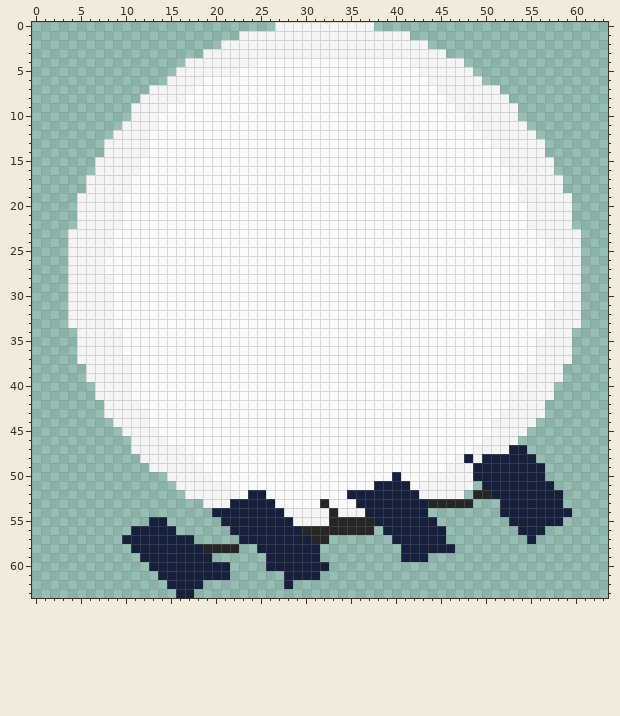
Two versions of one pixel-art file, balloon.aseprite. The picture above was drawn from the file before the commit.
64x64 pixels, 1 frame. Colours within 5 levels of each other are drawn and written as one.
New version:
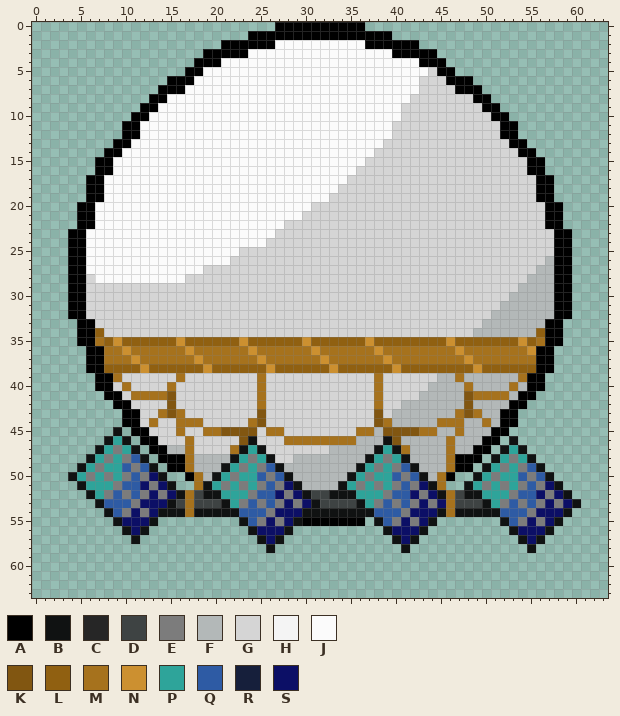
Palette (. is transparent): A #000000  B #101212  C #262626  D #3e4343  E #7c7c7c  F #b3b8b8  G #d5d5d5  H #f4f4f4  J #fbfbfb  K #815611  L #906011  M #a6721d  N #cc9030  P #2ea49a  Q #2e5ba4  R #161f3b  S #0c0f66
The exact change:
layer "Layer 3" added
layer "Layer 2" added
Changed rows in their new state; - is an unchanged pixel.
Layers "Layer 2", "Layer 3", "Layer 1":
first column x 4:
 0 -----------------------AAAAAAAAAA.-----------------------
 1 -------------------.AAAAAAAAAAAAAAAA..-------------------
 2 -----------------AAAAAAJJJJJJJJJJAAAAAA.-----------------
 3 ---------------AAAAAJJJJJJJJJJJJJJJJAAAAA.---------------
 4 -------------.AAAJJJJ-----------------JAAA..-------------
 5 ------------.AAJJJJ--------------------JGAA..------------
 6 -----------AAAJ------------------------GGGAAA.-----------
 7 ---------.AAAJ-------------------------GGGGAAA..---------
 8 --------.AAJJ-------------------------GGGGGGGAA..--------
 9 -------.AAJ--------------------------GGGGGGGGGAA..-------
10 -------AAJ---------------------------GGGGGGGGGGAA.-------
11 ------AAJJ--------------------------GGGGGGGGGGGGAA.------
12 -----.AAJ---------------------------GGGGGGGGGGGGAA..-----
13 ----.AAJJ--------------------------GGGGGGGGGGGGGGAA..----
14 ----AAJJJ-------------------------GGGGGGGGGGGGGGGGAA.----
15 ---AAJJJ-------------------------GGGGGGGGGGGGGGGGGGAA.---
16 ---AAJJJ------------------------GGGGGGGGGGGGGGGGGGGAA.---
17 --AAJJJ------------------------GGGGGGGGGGGGGGGGGGGGGAA.--
18 --AAJJJ-----------------------GGGGGGGGGGGGGGGGGGGGGGAA.--
19 -.AAJJ-----------------------GGGGGGGGGGGGGGGGGGGGGGGAA..-
20 -AAJJJ---------------------GGGGGGGGGGGGGGGGGGGGGGGGGGAA.-
21 -AAJJJ--------------------GGGGGGGGGGGGGGGGGGGGGGGGGGGAA.-
22 -AAJJJ------------------GGGGGGGGGGGGGGGGGGGGGGGGGGGGGAA.-
23 AAJJJ------------------GGGGGGGGGGGGGGGGGGGGGGGGGGGGGGGAA.
24 AAJJJ-----------------GGGGGGGGGGGGGGGGGGGGGGGGGGGGGGGGAA.
25 AAJJJ--------------GGGGGGGGGGGGGGGGGGGGGGGGGGGGGGGGGGGAA.
26 AAJJ--------------GGGGGGGGGGGGGGGGGGGGGGGGGGGGGGGGGGGFAA.
27 AAJJ-----------GGGGGGGGGGGGGGGGGGGGGGGGGGGGGGGGGGGGGFFAA.
28 AAGJJ--------GGGGGGGGGGGGGGGGGGGGGGGGGGGGGGGGGGGGGGFFFAA.
29 AAGGGGGGGGGGGGGGGGGGGGGGGGGGGGGGGGGGGGGGGGGGGGGGGGFFFFAA.
30 AAGGGGGGGGGGGGGGGGGGGGGGGGGGGGGGGGGGGGGGGGGGGGGGGFFFFFAA.
31 AAGGGGGGGGGGGGGGGGGGGGGGGGGGGGGGGGGGGGGGGGGGGGGGFFFFFFAA.
32 AAGGGGGGGGGGGGGGGGGGGGGGGGGGGGGGGGGGGGGGGGGGGGGFFFFFFFAA.
33 .AAGGGGGGGGGGGGGGGGGGGGGGGGGGGGGGGGGGGGGGGGGGGFFFFFFFAA..
34 -AALGGGGGGGGGGGGGGGGGGGGGGGGGGGGGGGGGGGGGGGGGFFFFFFFLAA.-
35 -AAMLNLLLLLLNLLLLLLNLLLLLLNLLLLLLNLLLLLLLLNLLLLLLLNLMAA.-
36 -.AAMMNMMMMMMNMMMMMMNMMMMMMNMMMMMMNMMMMMMMMNMMMMMMMNAA..-
37 -.AAMMMNMMMMMMNMMMMMMNMMMMMMNMMMMMMNMMMMMMMMNMMMMMMMAA..-
38 --AALLLLNLLLLLLNLLLLLLNLLLLLLNLLLLLLNLLLLLLLLNLLLLLLAA.--
39 --.AAMGGGGGGMGGGGGGGGMGGGGGGGGGGGGMGGGGGGFFMFFFFFFMAA..--
40 ---AAGMGGGGMGGGGGGGGGMGGGGGGGGGGGGMGGGGGFFFFMFFFFMFAA.---
41 ---.AAGMMMMKGGGGGGGGGMGGGGGGGGGGGGMGGGGFFFFFKMMMMFAA..---
42 ----.AAGGGGKGGGGGGGGGMGGGGGGGGGGGGMGGFFFFFFFKFFFFAA..----
43 ----..AAGGMKMGGGGGGGGKGGGGGGGGGGGGKGFFFFFFFMKMFFAA...----
44 -----.AAGMGGMMMGGGGGMKGGGGGGGGGGGGKMFFFFFMMMFFMFAA..-----
45 -----B.AAGGGMGGMMKKKKGMMGGGGGGGGMMFKKKKMMFFMFFFAA..------
46 ----BPB.AAGGGMGGGGGKBGGGMMMMMMMMFFFBKFFFFFMFFFAA.B-------
47 ---BPEPB.AAFFMGGGGMBPBGGGGGGGFFFFFBPBMFFFFMFFAA.BPB------
48 --BPEPEQB.AAAMFFFFBPEPBGGFFFFFFFFBPEPBFFFFMAAA.BPEPB-----
49 -BPEPPQEQB.AAMFFFBPEPEQBFFFFFFFFBPEPEQBFFFMAA.BPEPEQB----
50 BPEPEPEQESB..AMFBPEPPQEQBFFFFFFBPEPPQEQBFMA..BPEPPQEQB---
51 -BPPPEQQSESB..MBPEPEPEQESBFFFFBPEPEPEQESBM..BPEPEPEQESB--
52 --BPEQEQESESBMDBBPPPEQQSESBDDBBBPPPEQQSESBMDBBPPPEQQSESB-
53 ---BQQQESSSBDMDDDBPEQEQESESBDDDDBPEQEQESESMDDDBPEQEQESESB
54 ----BQESESBBBMBBBBBQQQESSSBBBBBBBBQQQESSSBMBBBBBQQQESSSB-
55 -----BSSSB.------..BQESESBAAAAAAA.BQESESB-------BQESESB--
56 ------BSB...------..BSSSB.........-BSSSB..-------BSSSB---
57 ------.B......-----..BSB.....-------BSB...--------BSB----
58 -------............--.B.....---------B.....--------B-----
59 --------........------......---------...-----------------
60 ---------.........----.......----------------------------
61 ----------........------....-----------------------------
62 -----------....---------.--------------------------------
63 ------------..-------------------------------------------
Changed places in both pictures, as pixel boxes (x1, y1, x2, y2):
changed: (68, 22, 581, 598)
